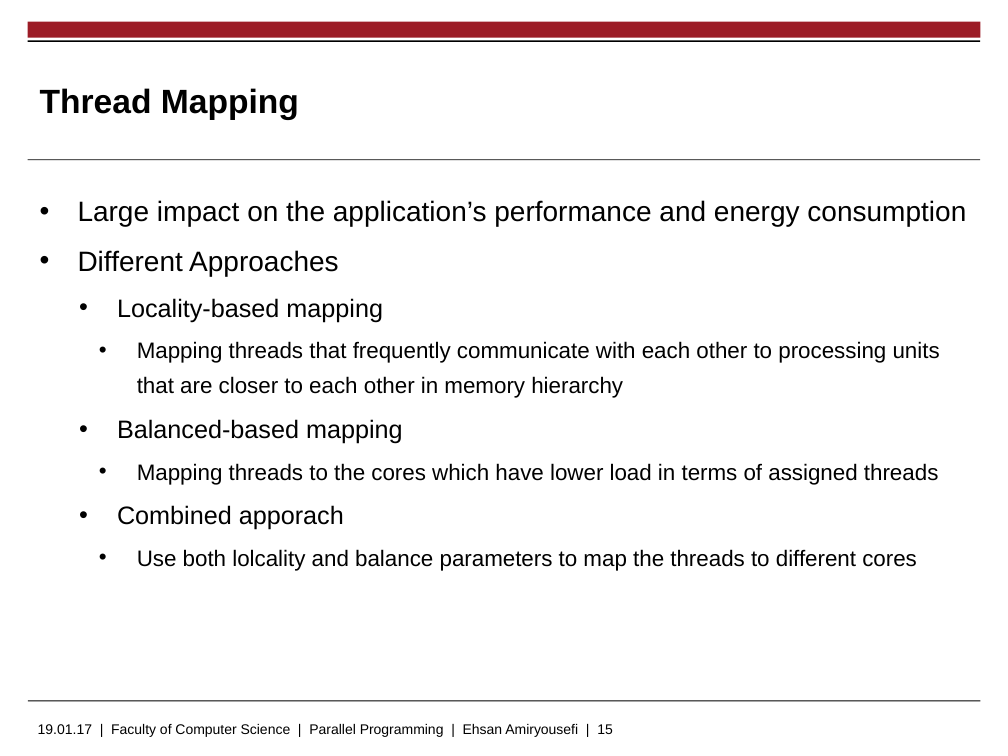
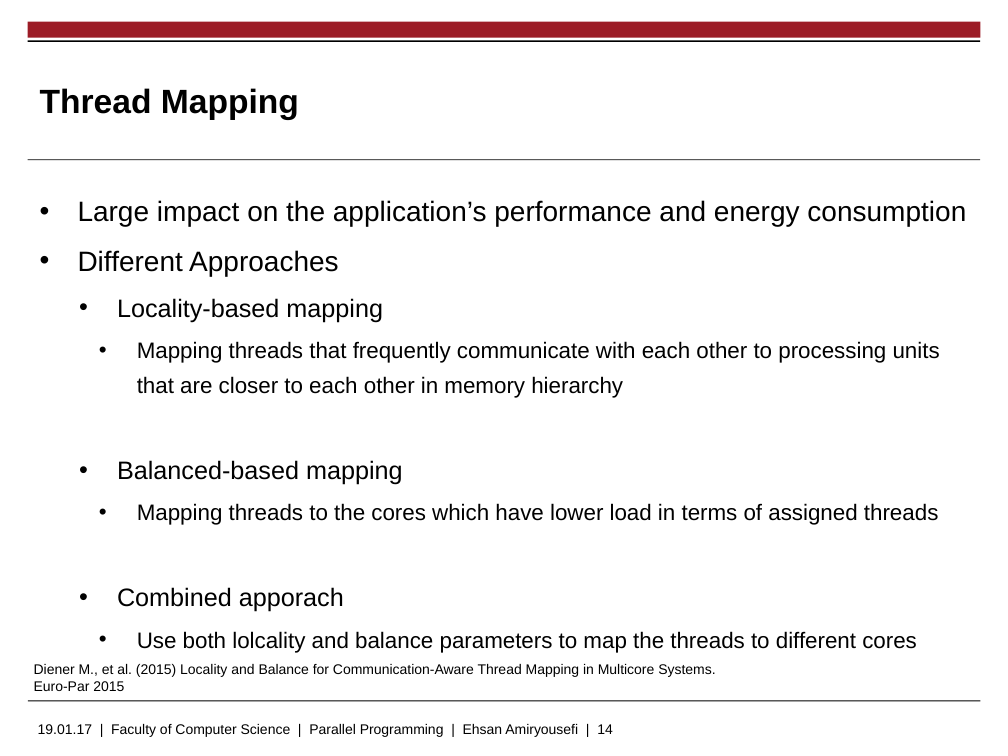
Before and after one commit to EhsanAmiryousefi/MasterThesis, a slide deck: slide 14 of Presentations/Proposal.pptx (slide 15 before the commit). Drawn at 1008x756 pixels with LibreOffice and Linux fonts; fonts in the diff are those of the drawing; background and template pictures are left out. Boxes give left, top, right and bottom in pixels: in the first picture for what was removed or moved away, otherwise in the second. Text is boxed around its words. In the diff, an @@ line names an element or a change of style, - is before the commit and + after.

```diff
--- a/Presentations/Proposal.pptx
+++ b/Presentations/Proposal.pptx
@@ text "Large impact on the application’s ..." rewrapped from box(78, 200, 966, 571) to box(78, 200, 966, 653) @@
@@ text added at box(34, 664, 715, 691), 10 pt, text #000000 @@
+Diener M., et al. (2015) Locality and Balance for Communication-Aware Thread Mapping in Multicore Systems. Euro-Par 2015
@@ text at box(38, 724, 613, 737): text changed @@
-19.01.17 | Faculty of Computer Science | Parallel Programming | Ehsan Amiryousefi | 15
+19.01.17 | Faculty of Computer Science | Parallel Programming | Ehsan Amiryousefi | 14
```
Also in this commit, not shown: 9 other slides changed, 1 slide removed.
